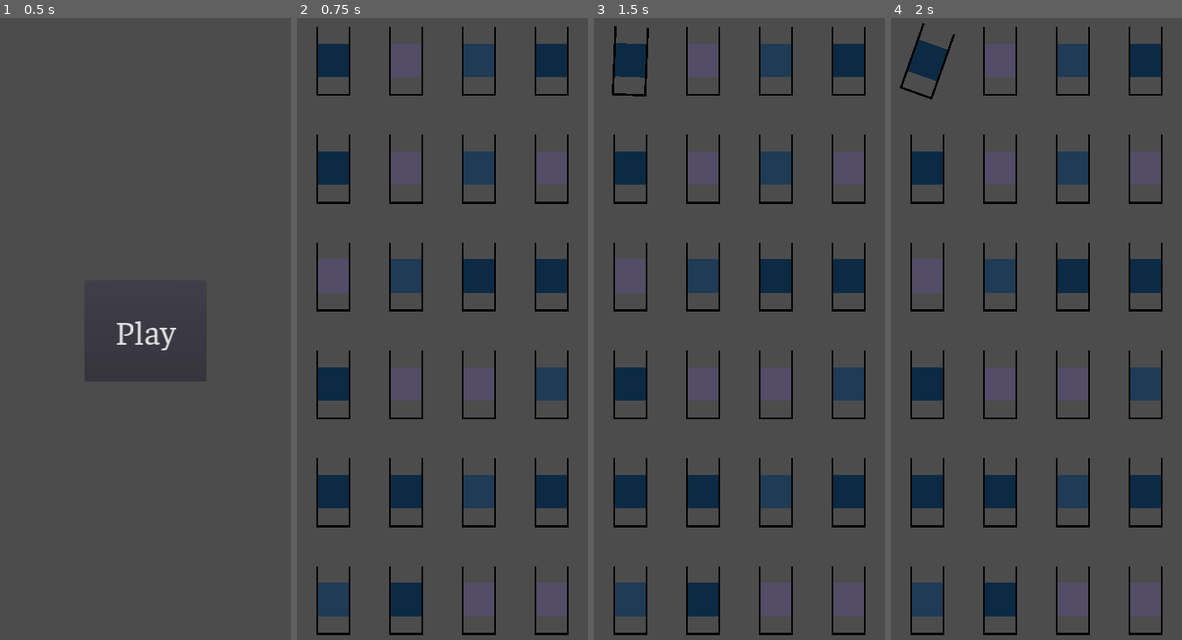
Above: before the commit, frames 1-4 (left to right).
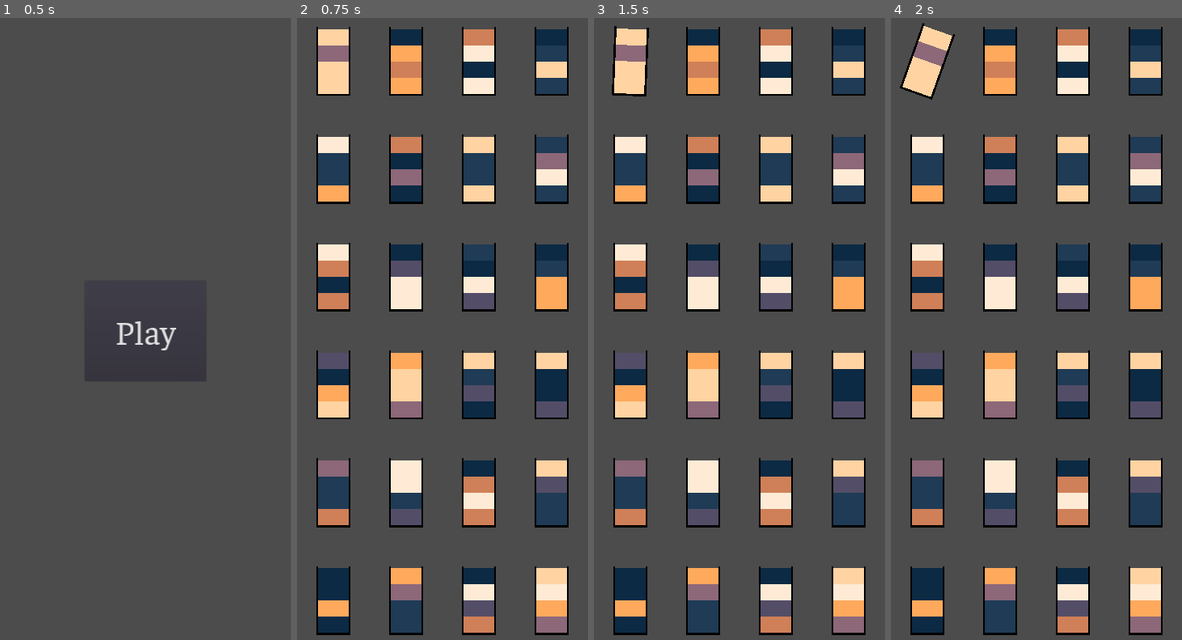
Above: after the commit, the same moments.

Repository: Violation-Studios/sand-bottles
Game: Godot game, scene res://scenes/menu/menu.tscn
Two runs of this game, one before a commit and one after it. Both use one fixed random seed, a clock stepped at 60 frames per second and the inputs below.
Inputs (mouse positions are in pixels of both pictures, inside the frame that each line leads up to):
- Up to frame 1 (0.5 s): no input
- Up to frame 2 (0.75 s): click "Play" at 0.5 s
- Up to frame 3 (1.5 s): tap Enter at 1.25 s; move the mouse to (628, 61) at 1.27 s; click (628, 61) at 1.42 s
- Up to frame 4 (2 s): no input

Frame 1 is identical in both runs. In frame 2, 21% of the frame differs, in the area x 7-93%, y 1-99%; in frame 3, 21%; in frame 4, 21%.

Commit message:
implement section positioning
colored sections in glasses now position and scale themselves appropriately.

Diff:
--- a/scenes/bottle/section/section.tscn
+++ b/scenes/bottle/section/section.tscn
@@ -1,6 +1,5 @@
 [gd_scene format=2]
 
 [node name="Section" type="Polygon2D"]
-position = Vector2( 3.8147e-06, -4 )
-scale = Vector2( 0.875, 0.96875 )
-polygon = PoolVector2Array( -64, -128, -64, 128, -4.35965e-06, 128, 64, 128, 64, -128 )
+position = Vector2( 0, 120 )
+polygon = PoolVector2Array( 56, -120, 56, 120, -56, 120, -56, -120 )
--- a/scenes/game/game.gd
+++ b/scenes/game/game.gd
@@ -40,6 +40,7 @@
 		new_bottle.add_child(new_section)
 
 		new_section.scale.y /= section_quantity
+		new_section.position.y -= (120 / float(section_quantity)) * (1 + (section * 2))
 
 
 		print(new_section.color)
@@ -53,7 +54,7 @@
 
 	for row in range(1, rows + 1):
 		for column in range(1, columns + 1):
-			var bottle = create_bottle(2,3)
+			var bottle = create_bottle(4,8)
 			bottle.position.x = column_width * column - (column_width / 2)
 			bottle.position.y = row_height * row - (row_height / 2)
 
